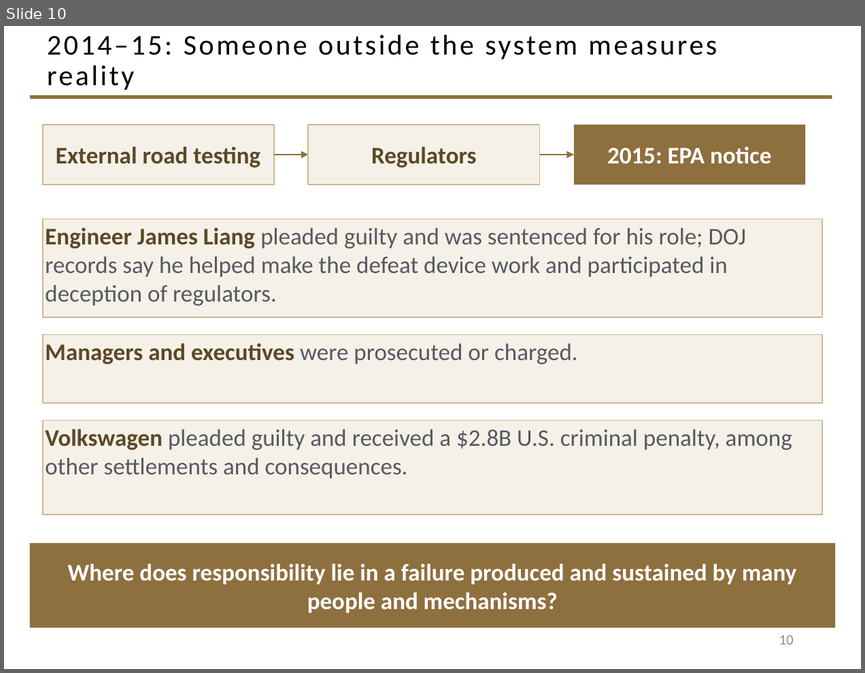
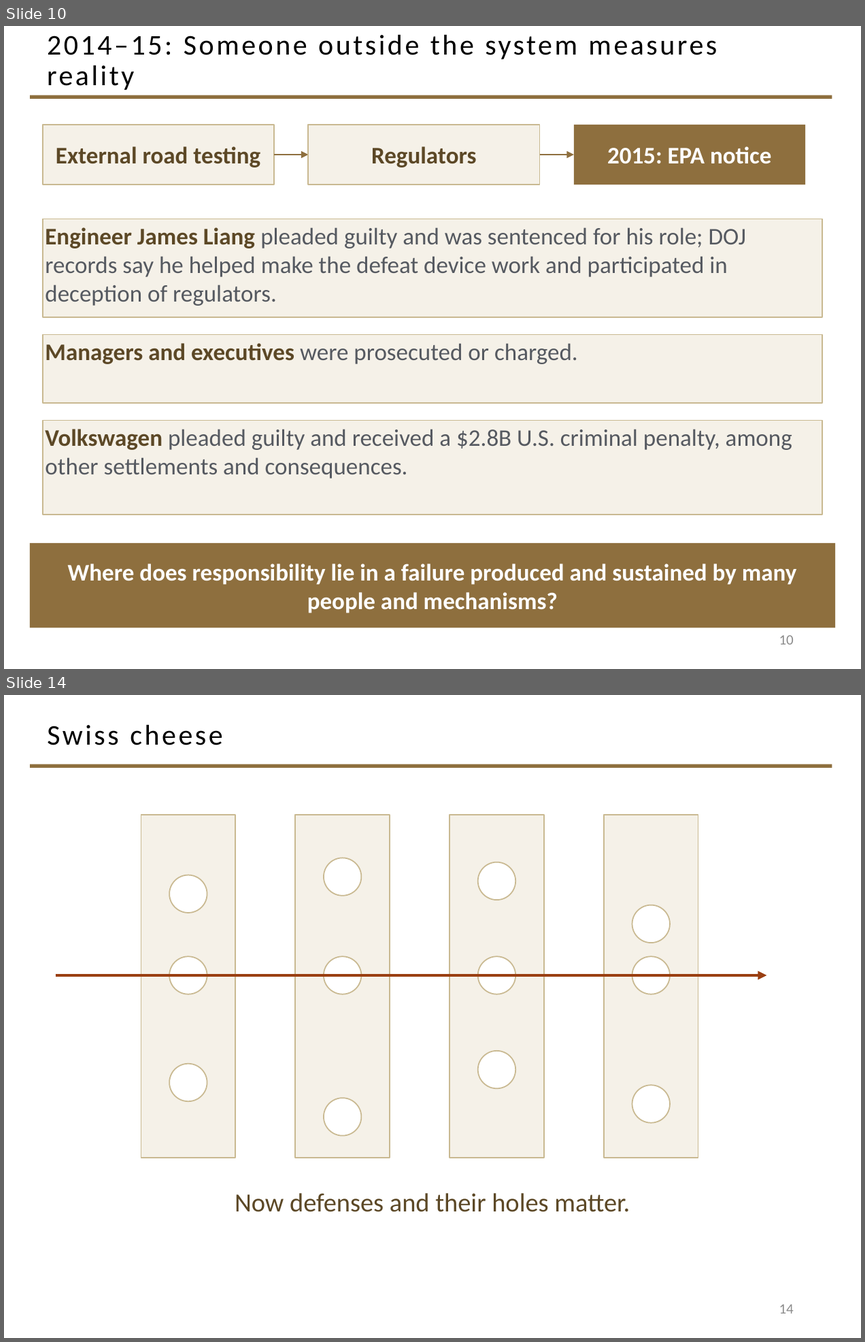
Before and after one commit to davisjam/model-based-agentic-software-engineering, a slide deck: course/lectures/act-2-delegation-and-control/04-failure-aware-engineering/2-4-Failure-Aware-Engineering.pptx. Shown one above the other, each under a label of ours: slide 10 before the commit, slides 10 and 14 after it; the slides between them are not shown. The pictures are 865x673 and 865x1342 pixels, drawn with LibreOffice and Linux fonts; fonts in the diff are those of the drawing; background and template pictures are left out. Boxes give left, top, right and bottom in pixels: in the first picture for what was removed or moved away, otherwise in the second. Text is boxed around its words. In the diff, an @@ line names an element or a change of style, - is before the commit and + after.

Commit message:
deck 2-4: movement 2 — what theory explains it (slides 11-18)

```diff
--- a/course/lectures/act-2-delegation-and-control/04-failure-aware-engineering/2-4-Failure-Aware-Engineering.pptx
+++ b/course/lectures/act-2-delegation-and-control/04-failure-aware-engineering/2-4-Failure-Aware-Engineering.pptx
@@ slide 14 added at (4, 695, 861, 1338), background #FFFFFF; not listed: 1 template element that a slide beside it also shows @@
@@ title added at (47, 724, 222, 745), 24 pt, text #000000 @@
+Swiss cheese
@@ rectangle added at (141, 815, 235, 1157), fill #F5F1E8, outline #C9B991 1 pt @@
@@ rectangle added at (295, 815, 390, 1157), fill #F5F1E8, outline #C9B991 1 pt @@
@@ rectangle added at (449, 815, 544, 1157), fill #F5F1E8, outline #C9B991 1 pt @@
@@ rectangle added at (604, 815, 698, 1157), fill #F5F1E8, outline #C9B991 1 pt @@
@@ ellipse added at (324, 858, 361, 896), fill #FFFFFF, outline #C9B991 1 pt @@
@@ ellipse added at (169, 875, 207, 913), fill #FFFFFF, outline #C9B991 1 pt @@
@@ ellipse added at (478, 862, 515, 900), fill #FFFFFF, outline #C9B991 1 pt @@
@@ ellipse added at (632, 905, 670, 943), fill #FFFFFF, outline #C9B991 1 pt @@
@@ ellipse added at (169, 956, 207, 994), fill #FFFFFF, outline #C9B991 1 pt @@
@@ ellipse added at (324, 956, 361, 994), fill #FFFFFF, outline #C9B991 1 pt @@
@@ ellipse added at (478, 956, 515, 994), fill #FFFFFF, outline #C9B991 1 pt @@
@@ ellipse added at (632, 956, 670, 994), fill #FFFFFF, outline #C9B991 1 pt @@
@@ arrow added from (56, 975) to (766, 975), #9A3F12 2.5 pt @@
@@ ellipse added at (478, 1051, 515, 1088), fill #FFFFFF, outline #C9B991 1 pt @@
@@ ellipse added at (169, 1064, 207, 1101), fill #FFFFFF, outline #C9B991 1 pt @@
@@ ellipse added at (324, 1098, 361, 1136), fill #FFFFFF, outline #C9B991 1 pt @@
@@ ellipse added at (632, 1085, 670, 1123), fill #FFFFFF, outline #C9B991 1 pt @@
@@ text added at (235, 1193, 630, 1212), 22 pt, text #5C4826 @@
+Now defenses and their holes matter.
@@ page number added at (779, 1304, 793, 1313), 12 pt, text #8C8C8C @@
+14
```
Also in this commit, not shown: 7 other slides added.
